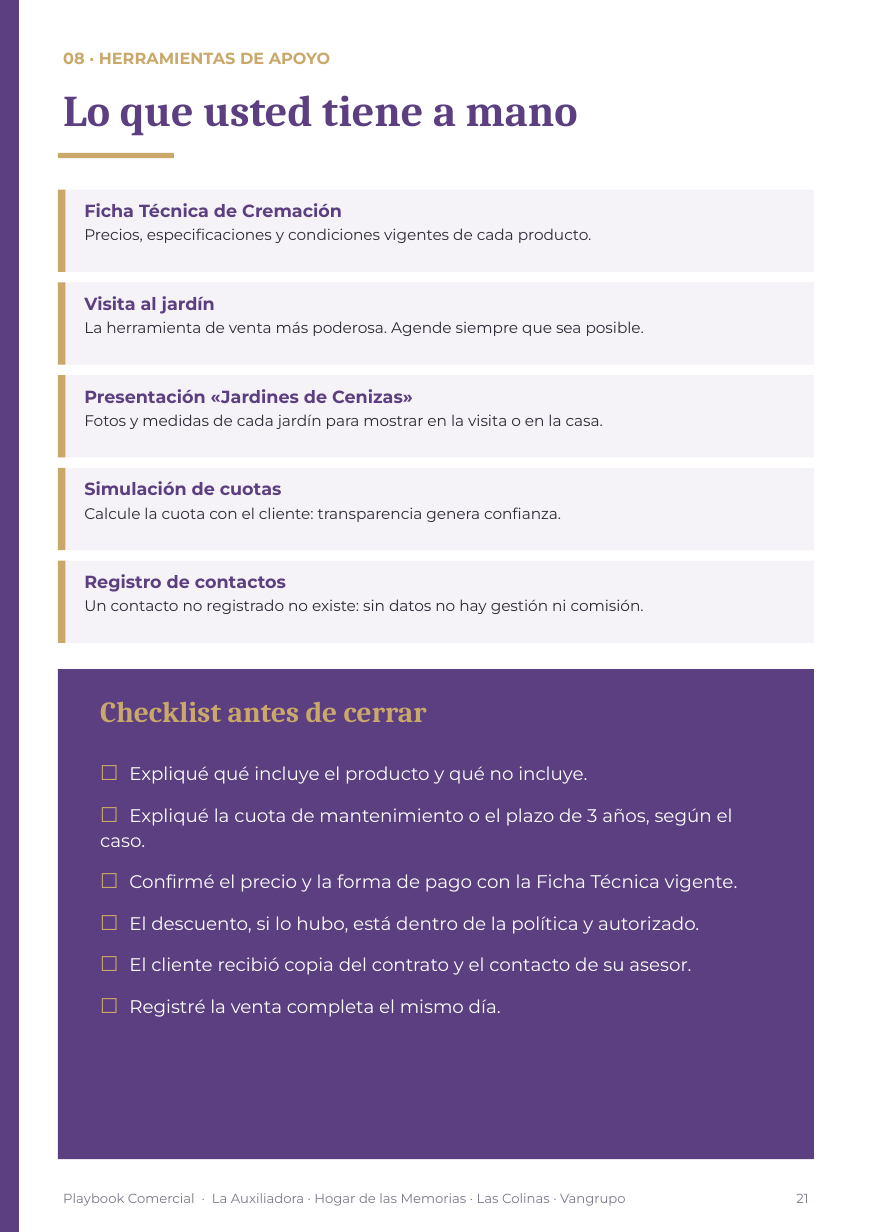
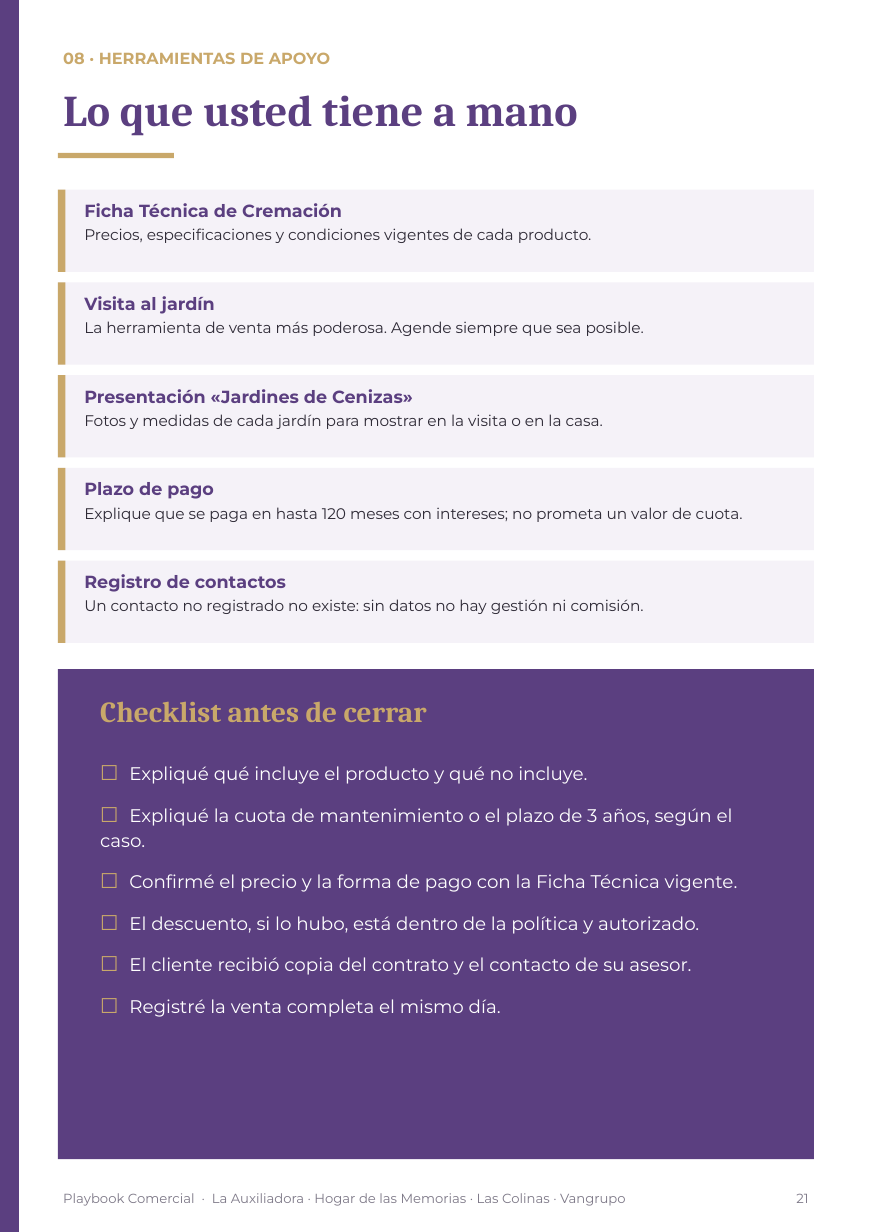
Before and after one commit to os267/teste, a slide deck: slide 21 of playbook/salida/Playbook_Comercial_Cremacion_Vangrupo_Vertical.pptx. Drawn at 872x1232 pixels with LibreOffice and Linux fonts; fonts in the diff are those of the drawing. Boxes give left, top, right and bottom in pixels: in the first picture for what was removed or moved away, otherwise in the second. Text is boxed around its words. In the diff, an @@ line names an element or a change of style, - is before the commit and + after.

```diff
--- a/playbook/salida/Playbook_Comercial_Cremacion_Vangrupo_Vertical.pptx
+++ b/playbook/salida/Playbook_Comercial_Cremacion_Vangrupo_Vertical.pptx
@@ text at <box>84,482,743,522</box>: text changed @@
-Simulación de cuotas
-Calcule la cuota con el cliente: transparencia genera confianza.
+Plazo de pago
+Explique que se paga en hasta 120 meses con intereses; no prometa un valor de cuota.
```
Also in this commit, not shown: 3 other slides changed, 10 other files.
